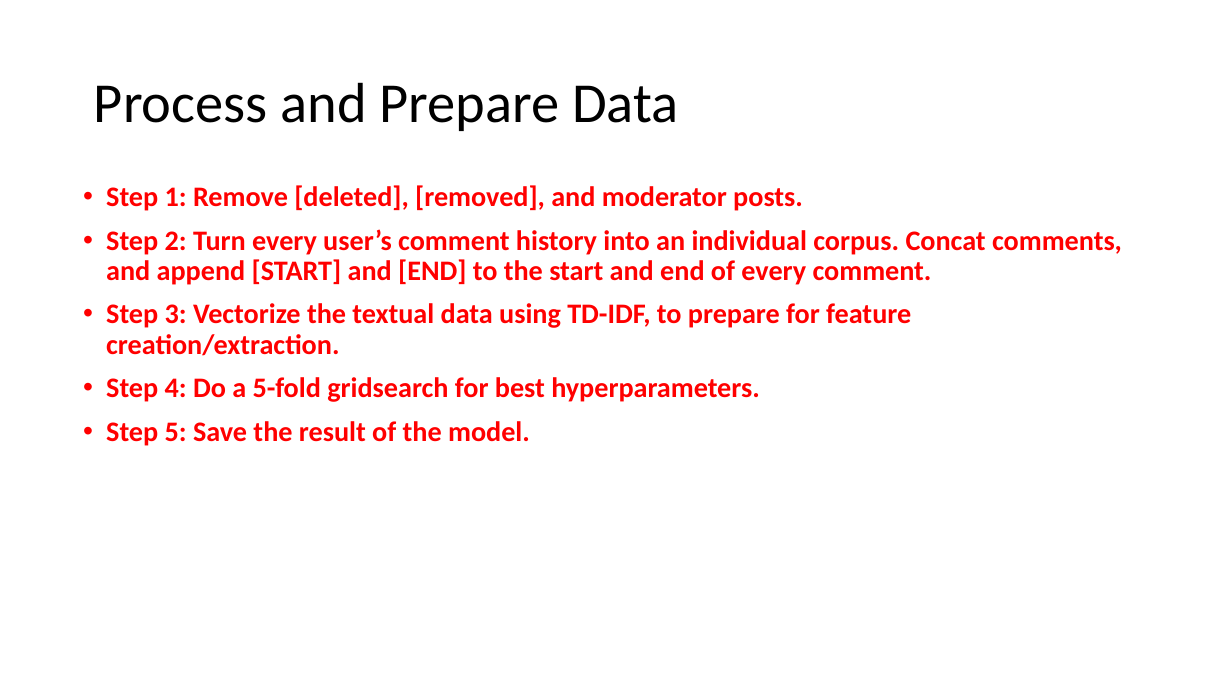
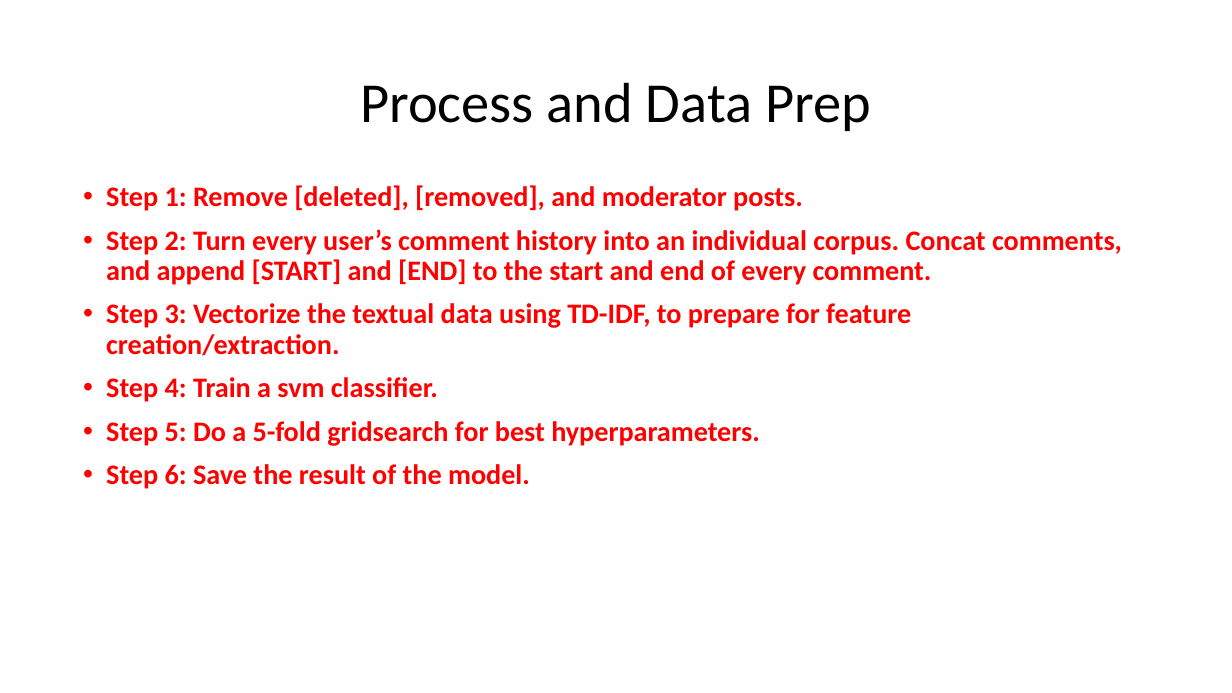
Before and after one commit to Spyrix/RedditUserClassification, a slide deck: slide 7 of Project_Presentation.pptx. Drawn at 1232x693 pixels with LibreOffice and Linux fonts; fonts in the diff are those of the drawing. Boxes give left, top, right and bottom in pixels: in the first picture for what was removed or moved away, otherwise in the second. Text is boxed around its words. In the diff, an @@ line names an element or a change of style, - is before the commit and + after.

```diff
--- a/Project_Presentation.pptx
+++ b/Project_Presentation.pptx
@@ title at (360,82,871,131): text changed @@
-Process and Prepare Data
+Process and Data Prep
@@ text at (106,377,760,489): text changed @@
-• Step 4: Do a 5-fold gridsearch for best hyperparameters.
-• Step 5: Save the result of the model.
+• Step 4: Train a svm classifier.
+• Step 5: Do a 5-fold gridsearch for best hyperparameters.
+• Step 6: Save the result of the model.
```
Also in this commit, not shown: 9 other slides changed, 6 slides added, 4 slides removed, 3 other files.
